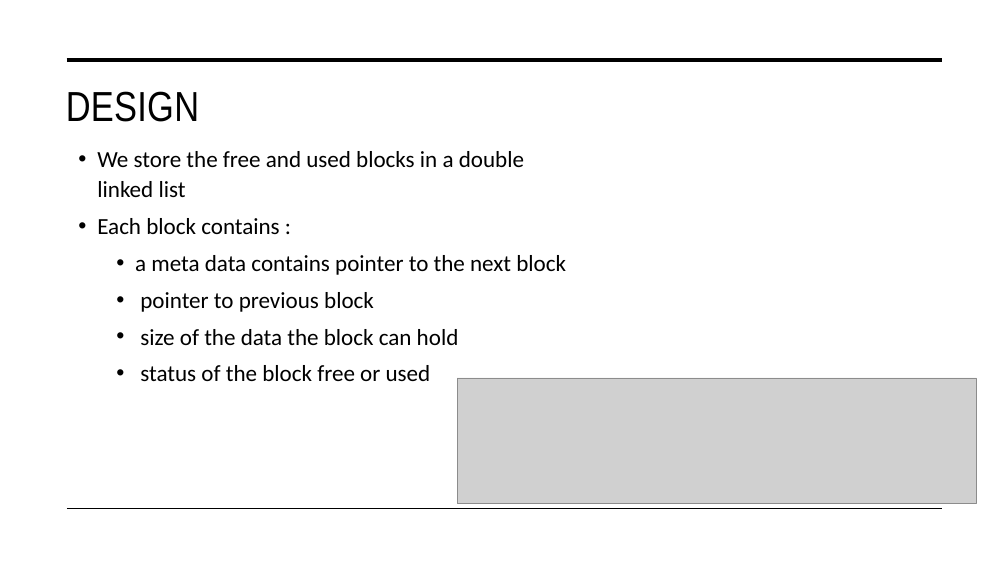
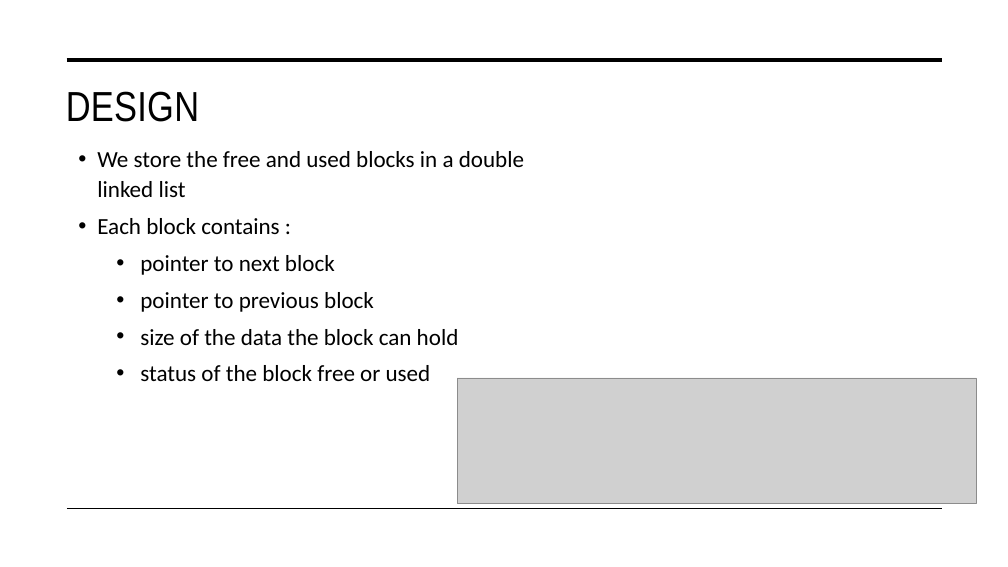
Before and after one commit to adhamkhaled312/STM-Linux-System-Programming, a slide deck: slide 2 of Advanced_Training/hmm_project/Presentation.pptx. Drawn at 1008x567 pixels with LibreOffice and Linux fonts; fonts in the diff are those of the drawing; grey boxes stand for pictures. Boxes give left, top, right and bottom in pixels: in the first picture for what was removed or moved away, otherwise in the second. Text is boxed around its words. In the diff, an @@ line names an element or a change of style, - is before the commit and + after.

Commit message:
update presentation

```diff
--- a/Advanced_Training/hmm_project/Presentation.pptx
+++ b/Advanced_Training/hmm_project/Presentation.pptx
@@ text at (x1=140, y1=255, x2=335, y2=275): text changed @@
-  • a meta data contains pointer to the next block
+  • pointer to next block
```
